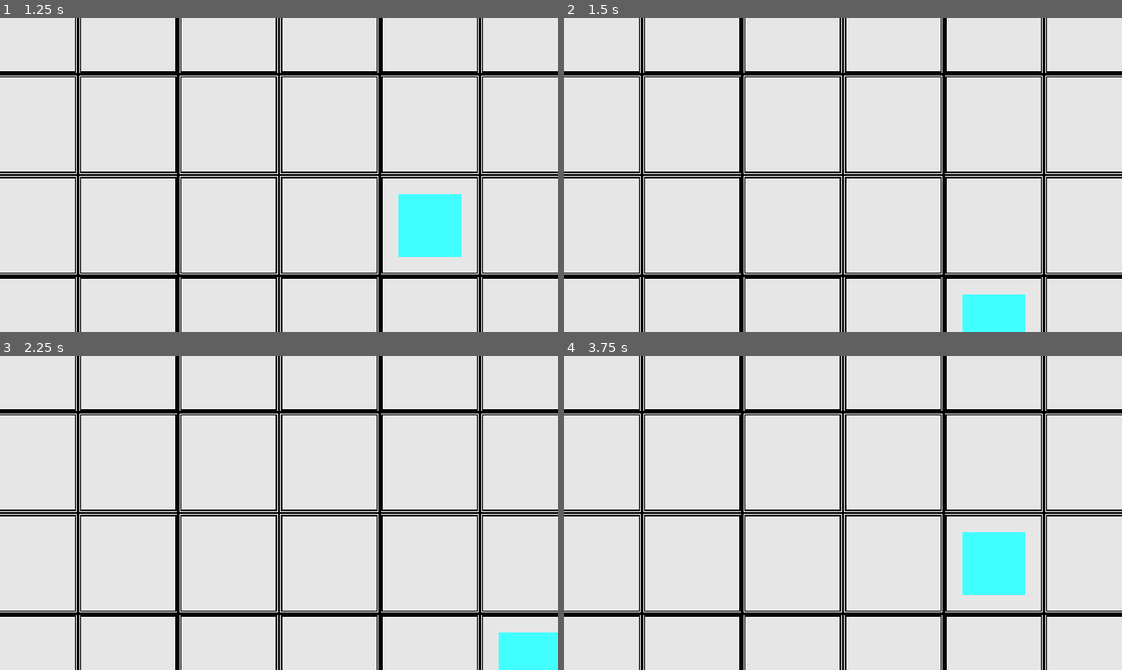
Above: before the commit, frames 1-4 (two rows, left to right).
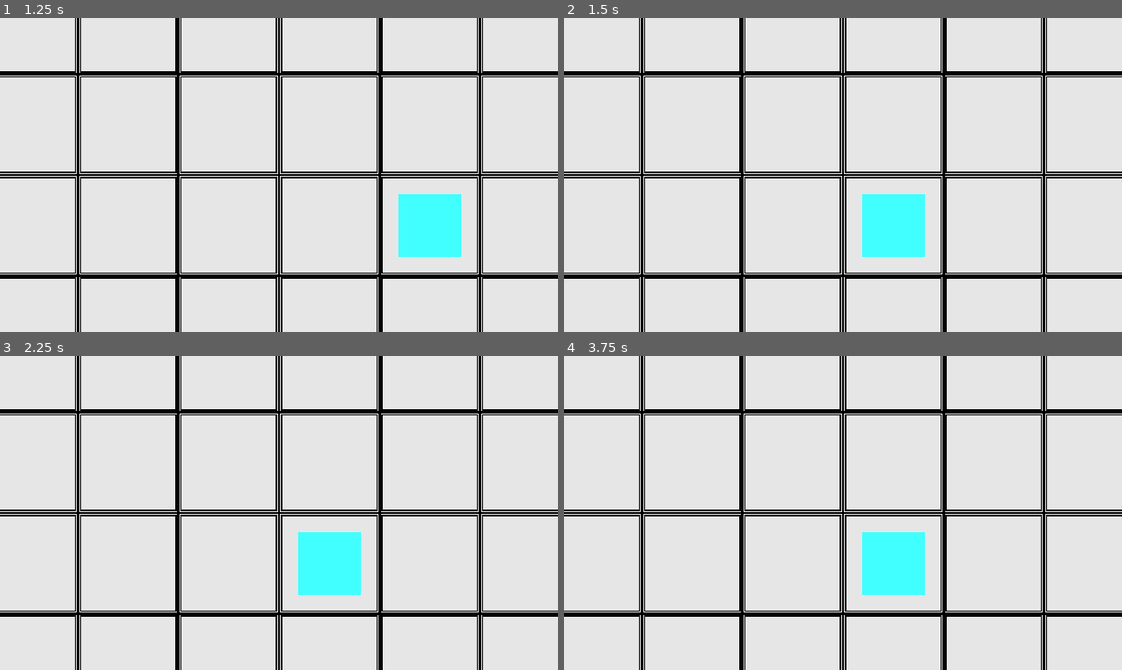
Above: after the commit, the same moments.

Repository: fantasticyeyplustiger/go-go-go
Game: Godot game, scene res://Levels/testing_level.tscn
The game is run twice, just before and just after one commit, with the same random seed, the same clock (stepped at 60 frames per second) and the same inputs.
Inputs:
- Up to frame 1 (1.25 s): tap Enter at 0.5 s; hold D (right) from 0.53 s (still down)
- Up to frame 2 (1.5 s): tap R (respawn, bound only after the commit) at 1.25 s; release D (right) at 1.28 s; hold S (down) from 1.28 s (still down)
- Up to frame 3 (2.25 s): tap R (respawn, bound only after the commit) at 2 s; release S (down) at 2.03 s; hold D (right) from 2.03 s (still down)
- Up to frame 4 (3.75 s): tap R (respawn, bound only after the commit) at 2.75, 3.5 s; release D (right) at 2.78 s; hold W (up) 2.78-3.53 s; hold A (left) from 3.53 s (still down)

Frame 1 is identical in both runs. In frame 2, 3.6% of the frame differs, in the area x 53-83%, y 56-100%; in frame 3, 3.5%; in frame 4, 4.5%, in the area x 53-83%, y 56-77%.

Commit message:
slight tweaks, death, and respawn

Diff:
--- a/GoGoGo!/Levels/LevelScript.gd
+++ b/GoGoGo!/Levels/LevelScript.gd
@@ -4,8 +4,7 @@
 @export var columns : int = 0
 @export var row_attack_spot_limit : int = 0
 @export var column_attack_spot_limit : int = 0
-
-var wave = 0
+@export var wave : int = 0
 var start_music = false
 
 var row_attacks
@@ -23,6 +22,10 @@
 	if start_music:
 		$AudioStreamPlayer.play()
 		start_music = false
+
+func _unhandled_input(event):
+	if Input.is_action_pressed("respawn"):
+		get_tree().reload_current_scene()
 
 '''
 -- GET AMOUNT OF ATTACKS --
@@ -94,6 +97,9 @@
 
 	var arrow_delay = 0.6
 
+	if wave > 50:
+		arrow_delay = 0.4
+
 	for i in spawn_left_or_right.size():
 		var spawner_position = str(i + 1)
 
@@ -127,9 +133,6 @@
 
 		spawn_array[i] = 0
 
-		pass
-	pass
-
 '''
 -- ON RHYTHM --
 - every X seconds (change in timer node) send out a wave of attacks
@@ -139,7 +142,13 @@
 	if wave == 1:
 		start_music = true
 
-	if wave > 30:
+	if wave > 120:
+		$Timer.wait_time = 1.5
+	elif wave > 90:
+		$Timer.wait_time = 1.7
+	elif wave > 60:
+		$Timer.wait_time = 2
+	elif wave > 30:
 		$Timer.wait_time = 2.5
 
 	print("wave: " + str(wave))
--- a/GoGoGo!/Levels/testing_level.tscn
+++ b/GoGoGo!/Levels/testing_level.tscn
@@ -15,6 +15,7 @@
 columns = 6
 row_attack_spot_limit = 4
 column_attack_spot_limit = 4
+wave = 100
 
 [node name="TileMap" parent="." instance=ExtResource("1_5yvkk")]
 layer_0/tile_data = PackedInt32Array(-393216, 1, 0, -327680, 1, 0, -262144, 1, 0, -196608, 1, 0, -131072, 1, 0, -65536, …(864 unchanged characters)…
--- a/GoGoGo!/ObstacleSpawners/ObstacleSpawner.gd
+++ b/GoGoGo!/ObstacleSpawners/ObstacleSpawner.gd
@@ -2,7 +2,12 @@
 
 @export var direction : Globals.directions = Globals.directions.UP
 
+enum boulder_counts {ONE, TWO}
+
+var rolling_boulder = boulder_counts.ONE
+
 var boulder = preload("res://Obstacles/Boulder.tscn").instantiate()
+var boulder2 = preload("res://Obstacles/Boulder.tscn").instantiate()
 
 # Called when the node enters the scene tree for the first time.
 func _ready():
@@ -45,9 +50,22 @@
 '''
 func roll_obstacle():
 
-	boulder.initialize(direction, Globals.obstacle_types.BOULDER)
-	if not find_child("Boulder", false, false):
-		add_child(boulder)
-	boulder.global_position = global_position
+	if rolling_boulder == boulder_counts.ONE:
 
-	pass
+		boulder.initialize(direction, Globals.obstacle_types.BOULDER)
+		if not find_child("Boulder", false, false):
+			add_child(boulder)
+		boulder.global_position = global_position
+
+		rolling_boulder = boulder_counts.TWO
+
+	else: # boulder2 is required because this spawner can only spawn one boulder at a time
+		# otherwise, and level can't grow more difficult
+		# if this doesn't exist boulder1 will go back to spawner before it goes through entire map
+
+		boulder2.initialize(direction, Globals.obstacle_types.BOULDER)
+		if not find_child("Boulder1", false, false):
+			add_child(boulder2)
+		boulder2.global_position = global_position
+
+		rolling_boulder = boulder_counts.ONE
--- a/GoGoGo!/Player/Globals.gd
+++ b/GoGoGo!/Player/Globals.gd
@@ -7,8 +7,8 @@
 const roll_direction = {directions.DOWN : Vector2.DOWN, directions.LEFT : Vector2.LEFT,
 		directions.RIGHT : Vector2.RIGHT, directions.UP : Vector2.UP}
 
-const obstacle_speed = {obstacle_types.BOULDER : 700, obstacle_types.ROCK_PELLET : 1000,
-				obstacle_types.STEEL_BALL : 1400, obstacle_types.IRON_PELLET : 2000}
+const obstacle_speed = {obstacle_types.BOULDER : 750, obstacle_types.ROCK_PELLET : 2000,
+				obstacle_types.STEEL_BALL : 1500, obstacle_types.IRON_PELLET : 3000}
 
 # Globals.emit_signal(signal name)
 # Globals.(signal name).connect()
--- a/GoGoGo!/Player/player.gd
+++ b/GoGoGo!/Player/player.gd
@@ -7,6 +7,7 @@
 var move_speed = 16
 var moving = false
 var health = 5
+var is_dead : bool = false
 
 @onready var ray = $WallDetector
 
@@ -22,12 +23,13 @@
 - it's called unhandled to deal with GUI easier (GUI takes higher priority)
 '''
 func _unhandled_input(event):
-	if moving: # so it can't change directions in the middle of its animation
+	if moving or is_dead: # so it can't change directions in the middle of its animation
 		return
 
 	for direction in inputs.keys():
 		if event.is_action_pressed(direction):
 			move(direction)
+
 
 '''
 -- MOVE --
@@ -53,8 +55,7 @@
 		await move_animation.finished
 		moving = false
 
-
 func get_damaged(area):
-	#Globals.emit_signal(stop_level)
-
-	pass
+	is_dead = true
+	$temporarySprite.color = "#FF0000"
+	print("haha you died")
--- a/GoGoGo!/Player/player.tscn
+++ b/GoGoGo!/Player/player.tscn
@@ -21,6 +21,8 @@
 color = Color(0.254902, 1, 1, 1)
 
 [node name="Hitbox" type="Area2D" parent="."]
+collision_layer = 15
+collision_mask = 15
 
 [node name="CollisionShape2D" type="CollisionShape2D" parent="Hitbox"]
 shape = SubResource("RectangleShape2D_jx3e2")
--- a/GoGoGo!/project.godot
+++ b/GoGoGo!/project.godot
@@ -50,6 +50,11 @@
 , Object(InputEventKey,"resource_local_to_scene":false,"resource_name":"","device":-1,"window_id":0,"alt_pressed":false,"shift_pressed":false,"ctrl_pressed":false,"meta_pressed":false,"pressed":false,"keycode":0,"physical_keycode":4194321,"key_label":0,"unicode":0,"echo":false,"script":null)
 ]
 }
+respawn={
+"deadzone": 0.5,
+"events": [Object(InputEventKey,"resource_local_to_scene":false,"resource_name":"","device":-1,"window_id":0,"alt_pressed":false,"shift_pressed":false,"ctrl_pressed":false,"meta_pressed":false,"pressed":false,"keycode":0,"physical_keycode":82,"key_label":0,"unicode":114,"echo":false,"script":null)
+]
+}
 
 [rendering]
 
Not shown, changed: GoGoGo!/Music/Mr Oops!.mp3.import
